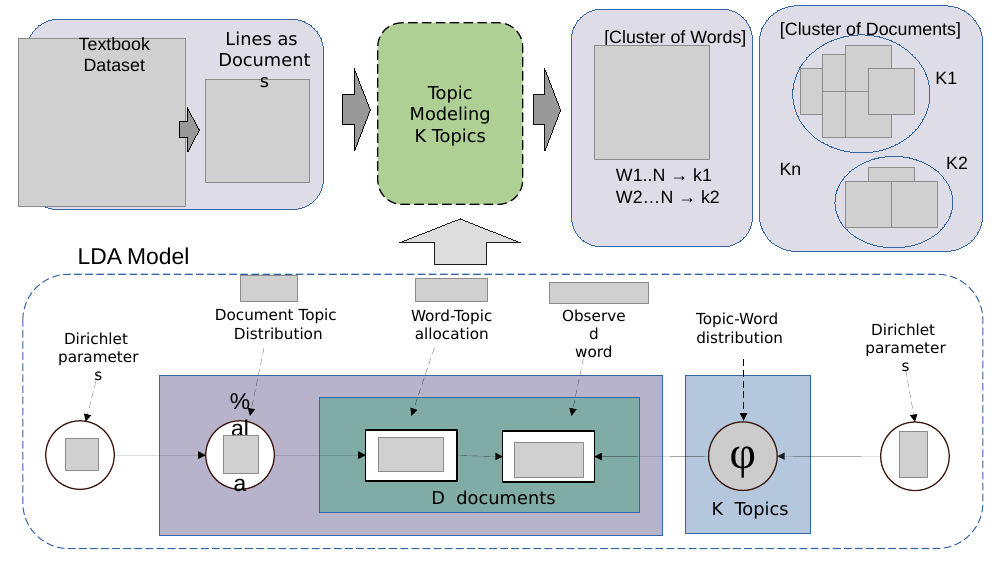
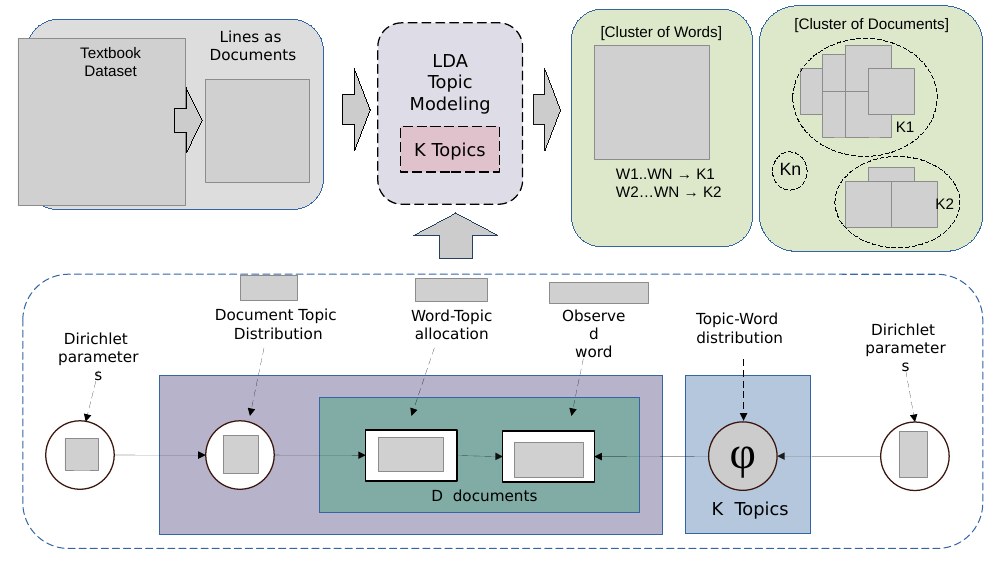
Before and after one commit to Iftekhar-mobin/depression_suicide_project, a slide deck: slide 1 of papers/NLP based learning/LDA_Topic_model_Lang_learn_Paper/Figs/lda.pptx. Drawn at 1008x567 pixels with LibreOffice and Linux fonts; fonts in the diff are those of the drawing; grey boxes stand for pictures. Boxes give left, top, right and bottom in pixels: in the first picture for what was removed or moved away, otherwise in the second. Text is boxed around its words. In the diff, an @@ line names an element or a change of style, - is before the commit and + after.

```diff
--- a/papers/NLP based learning/LDA_Topic_model_Lang_learn_Paper/Figs/lda.pptx
+++ b/papers/NLP based learning/LDA_Topic_model_Lang_learn_Paper/Figs/lda.pptx
@@ rounded rectangle at (x1=27, y1=19, x2=324, y2=209): fill #DEDCE6 to #DDDDDD @@
@@ text "Lines as" moved from (x1=225, y1=31, x2=298, y2=46) to (x1=210, y1=30, x2=297, y2=61) @@
@@ freeform shape "LDA" at (x1=378, y1=23, x2=522, y2=204): fill #AFD095 to #DEDCE6; outline redrawn @@
@@ freeform shape at (x1=572, y1=9, x2=753, y2=247): fill #DEDCE6 to #DDE8CB @@
@@ freeform shape at (x1=759, y1=5, x2=983, y2=252): fill #DEDCE6 to #DDE8CB @@
@@ text "[Cluster of Documents]" moved from (x1=780, y1=22, x2=961, y2=39) to (x1=794, y1=18, x2=949, y2=32) @@
@@ text "Textbook" moved from (x1=79, y1=37, x2=150, y2=71) to (x1=80, y1=47, x2=141, y2=76) @@
@@ text in freeform shape at (x1=432, y1=54, x2=467, y2=67): paragraph added @@
+LDA
@@ ellipse at (x1=793, y1=38, x2=938, y2=156): outline #3465A4 0 pt to #000000 0 pt dashed @@
@@ ellipse resized from (x1=793, y1=35, x2=930, y2=153) to (x1=793, y1=38, x2=938, y2=156) @@
@@ right arrow resized from (x1=343, y1=69, x2=370, y2=151) to (x1=175, y1=88, x2=202, y2=153) @@
@@ right arrow at (x1=175, y1=88, x2=202, y2=153): fill #999999 to #CCCCCC @@
@@ right arrow moved from (x1=533, y1=69, x2=561, y2=151) to (x1=343, y1=69, x2=370, y2=151) @@
@@ right arrow at (x1=343, y1=69, x2=370, y2=151): fill #999999 to #CCCCCC; outline #111111 0 pt to #000000 0 pt @@
@@ right arrow added at (x1=533, y1=69, x2=561, y2=151), fill #CCCCCC, outline #111111 0 pt @@
@@ right arrow removed at (x1=179, y1=108, x2=199, y2=152) @@
@@ size 14 to 12 pt in 7 elements at (x1=431, y1=489, x2=538, y2=501), (x1=601, y1=26, x2=722, y2=40), (x1=794, y1=18, x2=949, y2=32), (x1=80, y1=47, x2=141, y2=76), (x1=210, y1=30, x2=297, y2=61), (x1=935, y1=197, x2=954, y2=213), (x1=896, y1=121, x2=915, y2=132) @@
@@ text "K1" moved from (x1=935, y1=71, x2=957, y2=84) to (x1=896, y1=121, x2=915, y2=132) @@
@@ rectangle added at (x1=401, y1=126, x2=499, y2=172), fill #E0C2CD, outline #000000 0.99 pt dashed, 14 pt, text #000000 @@
+K Topics
@@ text in freeform shape at (x1=415, y1=128, x2=486, y2=146): paragraph removed @@
-K Topics
@@ text at (x1=616, y1=168, x2=722, y2=197): text changed; size 14 to 12 pt @@
-W1..N → k1
-W2…N → k2
+W1..WN → K1
+W2…WN → K2
@@ ellipse added at (x1=773, y1=152, x2=808, y2=190), outline #000000 0 pt dashed @@
@@ ellipse resized from (x1=835, y1=156, x2=953, y2=248) to (x1=835, y1=156, x2=960, y2=248) @@
@@ ellipse at (x1=835, y1=156, x2=960, y2=248): outline #3465A4 0 pt to #000000 0 pt dashed @@
@@ text "K2" moved from (x1=946, y1=156, x2=968, y2=169) to (x1=935, y1=197, x2=954, y2=213) @@
@@ up arrow at (x1=414, y1=213, x2=499, y2=259): down arrow to up arrow; fill #DDDDDD to #CCCCCC; outline #1C1C1C 0 pt to #254061 0 pt; rotation 180 to 0 degrees @@
@@ text removed at (x1=78, y1=247, x2=189, y2=265) @@
-LDA Model
@@ text in ellipse at (x1=206, y1=421, x2=274, y2=489): text removed @@
-%alpha
```
Also in this commit, not shown: 8 other files.
